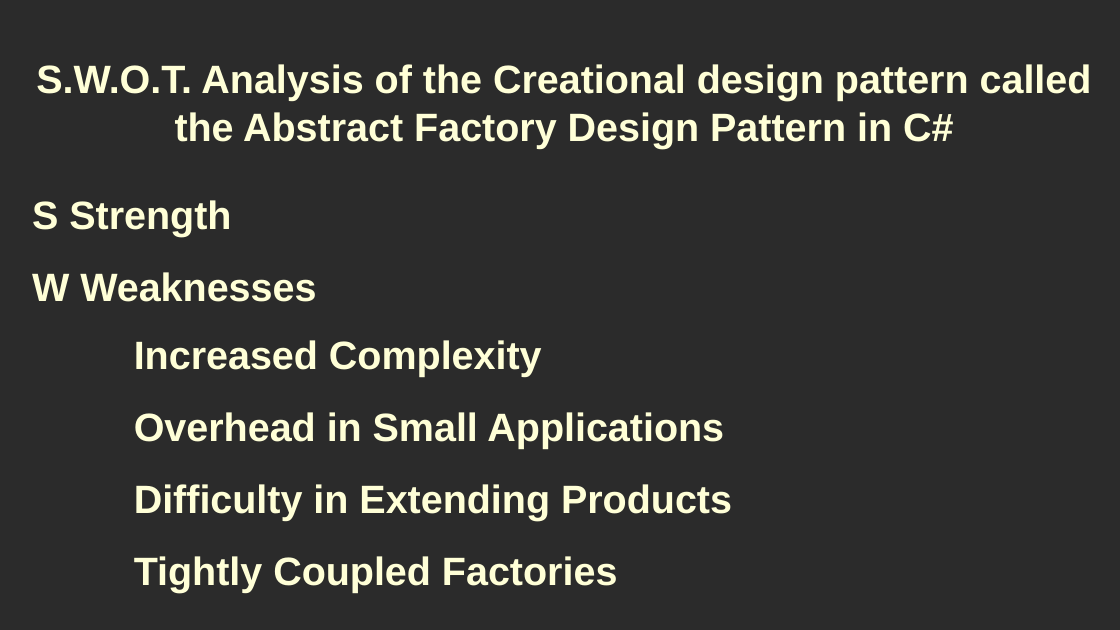
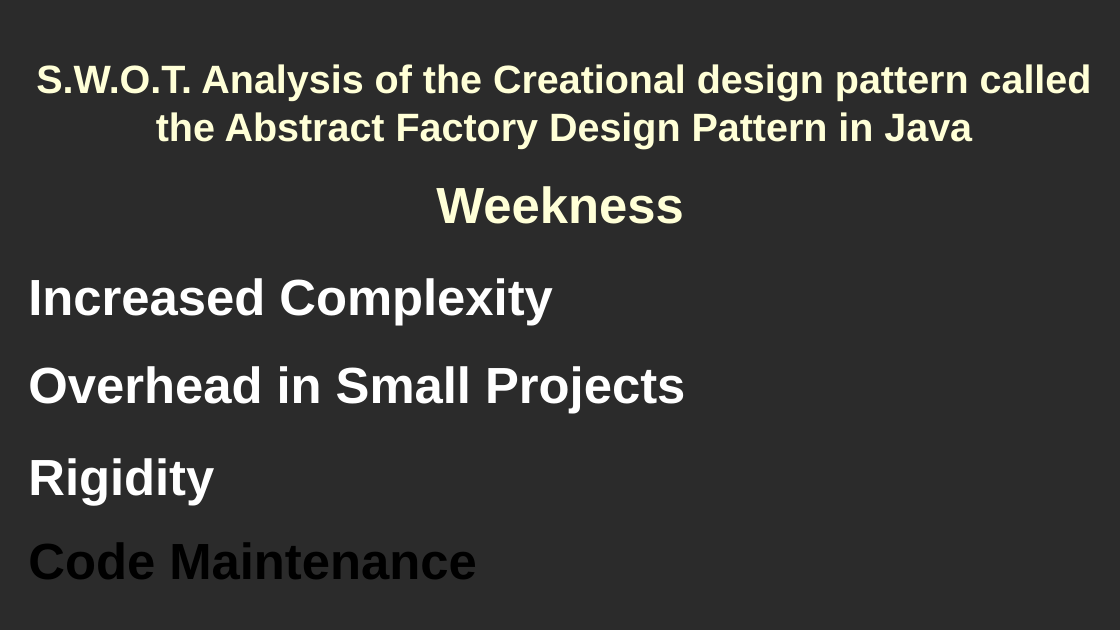
Before and after one commit to RayAndrade/JavaStudy, a slide deck: slide 14 of Creational/AbstractFactory/swot/swot.odp (slide 12 before the commit). Drawn at 1120x630 pixels with LibreOffice and Linux fonts; fonts in the diff are those of the drawing; background and template pictures are left out; a plain dark background stands for a picture behind light text. Boxes give left, top, right and bottom in pixels: in the first picture for what was removed or moved away, otherwise in the second. Text is boxed around its words. In the diff, an @@ line names an element or a change of style, - is before the commit and + after.

```diff
--- a/Creational/AbstractFactory/swot/swot.odp
+++ b/Creational/AbstractFactory/swot/swot.odp
@@ title at <box>36,64,1092,148</box>: text changed @@
-S.W.O.T. Analysis of the Creational design pattern called the Abstract Factory Design Pattern in C#
+S.W.O.T. Analysis of the Creational design pattern called the Abstract Factory Design Pattern in Java
@@ title removed at <box>32,200,231,237</box> @@
-S Strength
@@ title added at <box>436,186,683,224</box>, 36 pt, text #FFFFD7, bold @@
+Weekness
@@ title "Increased Complexity": place and size @@
-title "Increased Complexity" at <box>134,340,542,377</box>
+title "Increased Complexity" at <box>28,278,553,326</box>
@@ title "Increased Complexity" at <box>28,278,553,326</box>: size 28 to 36 pt, text colour #FFFFD7 to #FFFFFF @@
@@ title removed at <box>32,272,316,302</box> @@
-W Weaknesses
@@ title at <box>28,366,685,414</box>: text changed; size 28 to 36 pt; text colour #FFFFD7 to #FFFFFF @@
-Overhead in Small Applications
+Overhead in Small Projects
@@ title added at <box>28,458,214,505</box>, 36 pt, text #FFFFFF, bold @@
+Rigidity
@@ title removed at <box>134,484,732,521</box> @@
-Difficulty in Extending Products
@@ title added at <box>28,543,476,579</box>, 36 pt, text #000000, bold @@
+Code Maintenance
@@ title removed at <box>134,556,617,593</box> @@
-Tightly Coupled Factories
```
Also in this commit, not shown: 19 other slides changed, 6 slides added, 36 other files.
